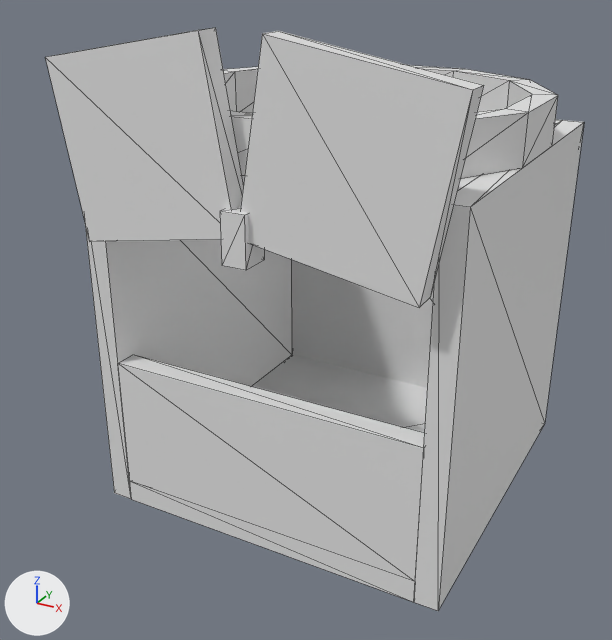
Renders of the glTF model source/models/models/steam/steam_firebox_open.gltf from each side of a commit.
The view is the same before and after, from a camera (50 mm lens) standing at (9.88, -20.44, 9.58) and looking at (-0.58, -1.43, 0.08). The lights are fixed; the arrows at lower left show +X, +Y and +Z. Mesh edges are drawn as thin lines. Materials are left out; every surface is plain grey. Where no turn or scale is listed for an object, it has been applied to the vertices. Vertices at the same position are counted once.

In view in the first picture: 'door_hinge', 'firebox.001', 'left_door', 'left_door.001'.
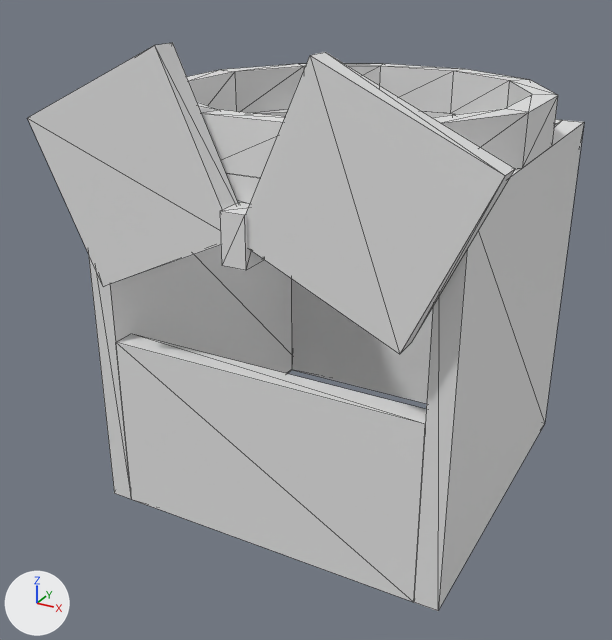
Commit message: Overhaul the firebox again

ob_door is not drawn itself; it is the parent of ob_left_door, ob_left_door_001.

The change in detail:
me_mesh_0 is used by ob_firebox_001; location (-9.38, 0.0, -5.0).
me_mesh_0 had 105 vertices, 200 faces and spanned x 4.38..14.38, y -5.0..5.0, z 0.0..11.25.
me_mesh_0 now has 100 vertices, 186 faces and spans x 4.38..14.38, y -5.0..5.0, z 0.0..11.25.
Part 1, on me_mesh_0:
11 vertices are removed from x 5.0..13.75, y -5.0..5.0, z 0.0..4.38.
31 faces are deleted.
6 vertices are added at (5.0, -5.0, 5.0), (5.0, -4.38, 5.0), (5.0, -4.38, 0.0), (13.75, -4.38, 5.0), (13.75, -5.0, 5.0), (13.75, -4.38, 0.0).
17 new faces join them.
Mesh me_mesh_1_1 is new.
It is a box spanning x -4.38..0.0, y 0.0..0.62, z -4.38..0.0.
Object 'door' (ob_door) moves from (0.0, 0.0, 0.0) to (0.0, -0.0625, 0.0).
Object 'left_door' (ob_left_door) now shows me_mesh_1_1 instead of me_mesh_2.
Object 'left_door' (ob_left_door) turns from (0, -80, 0) to (0, 65, 0) degrees about x, y and z.
Object 'left_door.001' (ob_left_door_001) now shows me_mesh_2 instead of me_mesh_3.
Object 'left_door.001' (ob_left_door_001) turns from (0, 80, 0) to (0, -65, 0) degrees about x, y and z.

Location of each change, (x1, y1, x2, y2) in pixels of the pictures (612 x 640 px):
'firebox.001', reshaped: before (85, 65, 584, 611); after (88, 63, 584, 611)
'left_door.001', moved, reshaped, turned: before (45, 28, 244, 242); after (246, 52, 515, 354)
'left_door', moved, reshaped, turned: before (240, 31, 484, 307); after (28, 43, 238, 286)
part 1 of me_mesh_0, cut back: before (118, 355, 428, 602); after (116, 334, 426, 602)
